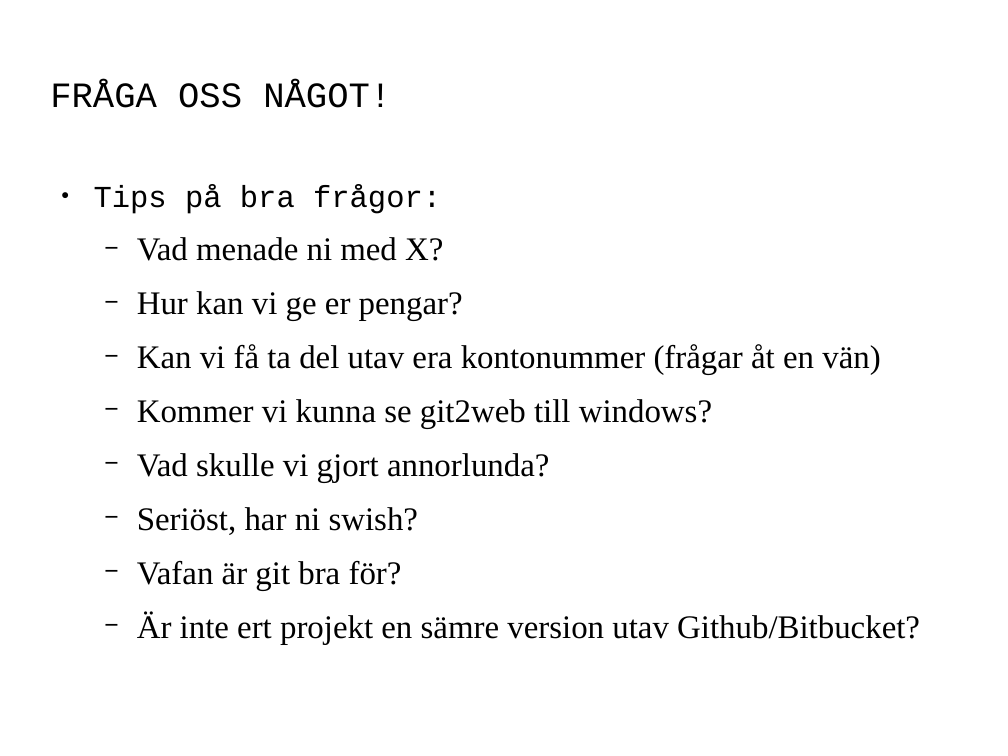
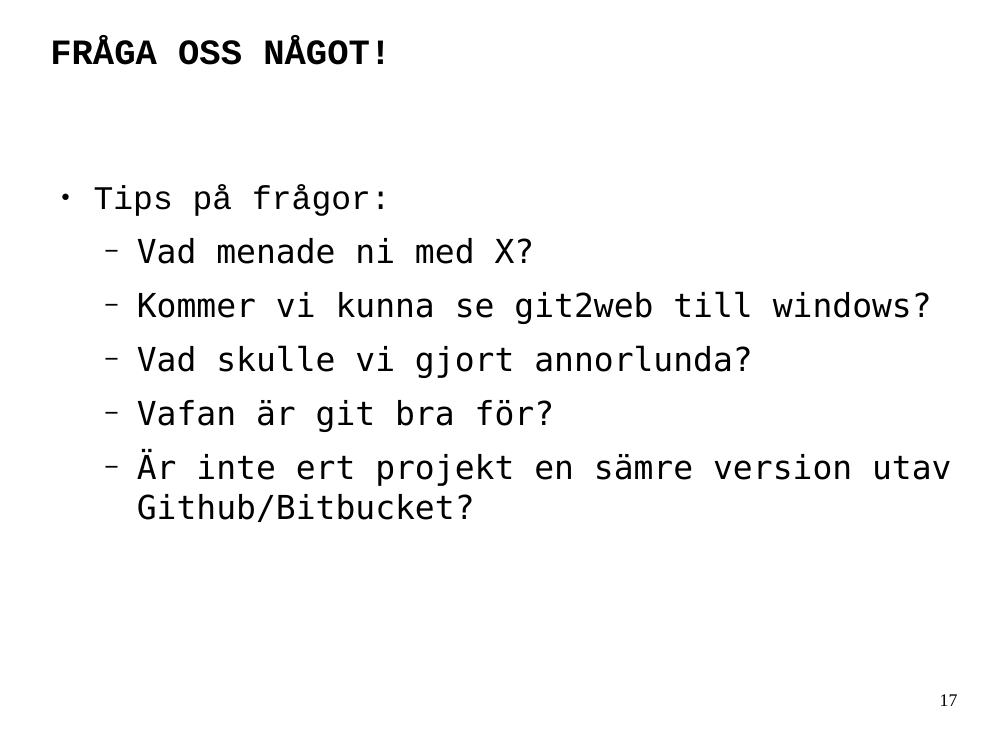
Before and after one commit to erlaan/git2web, a slide deck: slide 17 of log/presentation.odp (slide 16 before the commit). Drawn at 1008x756 pixels with LibreOffice and Linux fonts; fonts in the diff are those of the drawing. Boxes give left, top, right and bottom in pixels: in the first picture for what was removed or moved away, otherwise in the second. Text is boxed around its words. In the diff, an @@ line names an element or a change of style, - is before the commit and + after.

```diff
--- a/log/presentation.odp
+++ b/log/presentation.odp
@@ title "FRÅGA OSS NÅGOT!" at (x1=50, y1=39, x2=391, y2=65): bold on @@
@@ text at (x1=94, y1=185, x2=391, y2=216): text changed; size 24.1 to 26 pt @@
-● Tips på bra frågor:
+● Tips på frågor:
@@ text at (x1=137, y1=238, x2=951, y2=522): size 25.9 to 26 pt, font Times New Roman to DejaVu Sans Mono @@
@@ text at (x1=137, y1=291, x2=880, y2=374): paragraphs removed @@
-  − Hur kan vi ge er pengar?
-  − Kan vi få ta del utav era kontonummer (frågar åt en vän)
@@ text at (x1=137, y1=507, x2=418, y2=535): paragraph removed @@
-  − Seriöst, har ni swish?
@@ page number added at (x1=940, y1=694, x2=958, y2=706), 14 pt, text #000000 @@
+17
```
Also in this commit, not shown: 15 other slides changed, 1 slide added.
